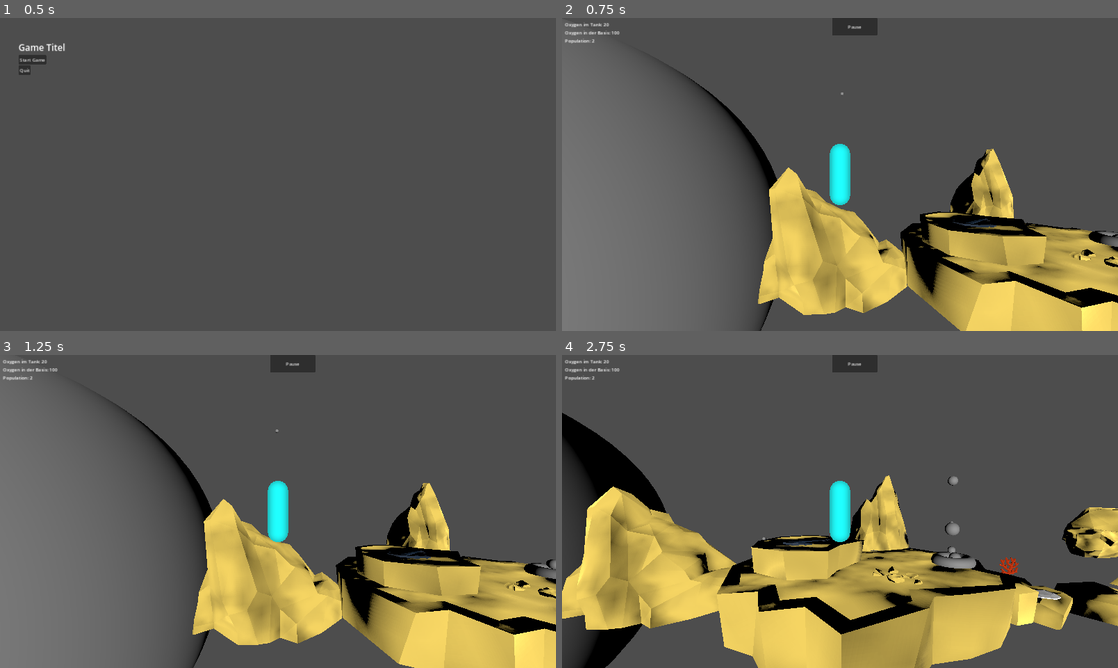
Above: before the commit, frames 1-4 (two rows, left to right).
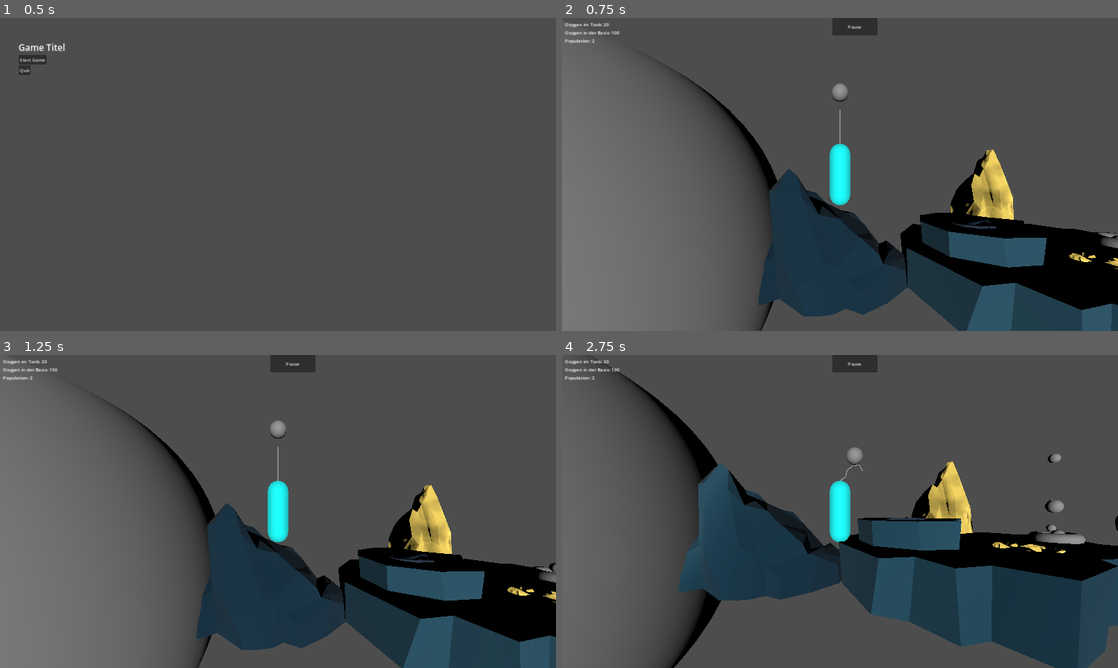
Above: after the commit, the same moments.

Repository: bastifpv/GGJ25
Game: Godot game, scene res://scenes/menu.tscn
Same seed, same stepped clock (60 frames per second), same inputs: the game is played once before the commit and once after it.
Inputs:
- Up to frame 1 (0.5 s): no input
- Up to frame 2 (0.75 s): click "Start Game" at 0.5 s
- Up to frame 3 (1.25 s): no input
- Up to frame 4 (2.75 s): hold D (right) 1.28-2.03 s; hold S (down) from 2.03 s (still down)

Frame 1 is identical in both runs. In frame 2, 19% of the frame differs, in the area x 19-100%, y 15-100%; in frame 3, 20%; in frame 4, 52%, in the area x 0-100%, y 2-100%.

Commit message:
You got yourself a rope 🪢

Diff:
--- a/scenes/gamePause.tscn
+++ b/scenes/gamePause.tscn
@@ -1,6 +1,6 @@
 [gd_scene load_steps=2 format=3 uid="uid://d0qpj6ojdbngd"]
 
-[ext_resource type="Script" path="res://scenes/pauseController.gd" id="1_81tvd"]
+[ext_resource type="Script" path="res://scripts/pauseController.gd" id="1_81tvd"]
 
 [node name="Pause" type="Control"]
 layout_mode = 3
--- a/scenes/prefabs/rocks/rock-terrasse.tscn
+++ b/scenes/prefabs/rocks/rock-terrasse.tscn
@@ -1,6 +1,6 @@
 [gd_scene load_steps=8 format=4 uid="uid://bc5hxvpqkfomj"]
 
-[ext_resource type="Material" uid="uid://dsiml7ngerpa3" path="res://materials/sandstone.tres" id="1_upgb5"]
+[ext_resource type="Material" path="res://materials/caustic_rocks.tres" id="1_butoy"]
 
 [sub_resource type="StandardMaterial3D" id="StandardMaterial3D_rar43"]
 resource_name = "LOWPOLY-COLORS"
@@ -54,7 +54,7 @@
 [node name="rock-terrasse" type="StaticBody3D"]
 
 [node name="rock-terrasse" type="MeshInstance3D" parent="."]
-material_override = ExtResource("1_upgb5")
+material_override = ExtResource("1_butoy")
 mesh = SubResource("ArrayMesh_cuw6o")
 skeleton = NodePath("")
 
--- a/scenes/prefabs/rocks/rock_large.tscn
+++ b/scenes/prefabs/rocks/rock_large.tscn
@@ -1,6 +1,6 @@
 [gd_scene load_steps=7 format=4 uid="uid://7pagx8jc7aqd"]
 
-[ext_resource type="Material" uid="uid://dsiml7ngerpa3" path="res://materials/sandstone.tres" id="1_ci01t"]
+[ext_resource type="Material" path="res://materials/caustic_rocks.tres" id="1_l1nm1"]
 
 [sub_resource type="StandardMaterial3D" id="StandardMaterial3D_fv04b"]
 resource_name = "LOWPOLY-COLORS"
@@ -51,7 +51,7 @@
 [node name="rock-large" type="StaticBody3D"]
 
 [node name="rock-large" type="MeshInstance3D" parent="."]
-material_override = ExtResource("1_ci01t")
+material_override = ExtResource("1_l1nm1")
 mesh = SubResource("ArrayMesh_hpera")
 skeleton = NodePath("")
 
--- /dev/null
+++ b/scenes/rope.tscn
@@ -0,0 +1,100 @@
+[gd_scene load_steps=3 format=3 uid="uid://0rudqscbrs5u"]
+
+[sub_resource type="CylinderMesh" id="CylinderMesh_c0dg7"]
+top_radius = 0.02
+bottom_radius = 0.02
+height = 0.2
+radial_segments = 8
+rings = 1
+
+[sub_resource type="CapsuleShape3D" id="CapsuleShape3D_7fwp7"]
+radius = 0.02
+height = 0.2
+
+[node name="Rope" type="Node3D"]
+
+[node name="BottomJoint" type="PinJoint3D" parent="."]
+node_a = NodePath("../RigidBody3D")
+
+[node name="RigidBody3D" type="RigidBody3D" parent="."]
+gravity_scale = 0.0
+
+[node name="MeshInstance3D" type="MeshInstance3D" parent="RigidBody3D"]
+transform = Transform3D(1, 0, 0, 0, 1, 0, 0, 0, 1, 0, 0.1, 0)
+mesh = SubResource("CylinderMesh_c0dg7")
+
+[node name="CollisionShape3D" type="CollisionShape3D" parent="RigidBody3D"]
+transform = Transform3D(1, 0, 0, 0, 1, 0, 0, 0, 1, 0, 0.1, 0)
+shape = SubResource("CapsuleShape3D_7fwp7")
+
+[node name="PinJoint3D5" type="PinJoint3D" parent="."]
+transform = Transform3D(1, 0, 0, 0, 1, 0, 0, 0, 1, 0, 0.2, 0)
+node_a = NodePath("../RigidBody3D2")
+node_b = NodePath("../RigidBody3D")
+
+[node name="RigidBody3D2" type="RigidBody3D" parent="."]
+transform = Transform3D(1, 0, 0, 0, 1, 0, 0, 0, 1, 0, 0.2, 0)
+gravity_scale = 0.0
+
+[node name="MeshInstance3D" type="MeshInstance3D" parent="RigidBody3D2"]
+transform = Transform3D(1, 0, 0, 0, 1, 0, 0, 0, 1, 0, 0.1, 0)
+mesh = SubResource("CylinderMesh_c0dg7")
+
+[node name="CollisionShape3D" type="CollisionShape3D" parent="RigidBody3D2"]
+transform = Transform3D(1, 0, 0, 0, 1, 0, 0, 0, 1, 0, 0.1, 0)
+shape = SubResource("CapsuleShape3D_7fwp7")
+
+[node name="PinJoint3D4" type="PinJoint3D" parent="."]
+transform = Transform3D(1, 0, 0, 0, 1, 0, 0, 0, 1, 0, 0.4, 0)
+node_a = NodePath("../RigidBody3D3")
+node_b = NodePath("../RigidBody3D2")
+
+[node name="RigidBody3D3" type="RigidBody3D" parent="."]
+transform = Transform3D(1, 0, 0, 0, 1, 0, 0, 0, 1, 0, 0.4, 0)
+gravity_scale = 0.0
+
+[node name="MeshInstance3D" type="MeshInstance3D" parent="RigidBody3D3"]
+transform = Transform3D(1, 0, 0, 0, 1, 0, 0, 0, 1, 0, 0.1, 0)
+mesh = SubResource("CylinderMesh_c0dg7")
+
+[node name="CollisionShape3D" type="CollisionShape3D" parent="RigidBody3D3"]
+transform = Transform3D(1, 0, 0, 0, 1, 0, 0, 0, 1, 0, 0.1, 0)
+shape = SubResource("CapsuleShape3D_7fwp7")
+
+[node name="PinJoint3D3" type="PinJoint3D" parent="."]
+transform = Transform3D(1, 0, 0, 0, 1, 0, 0, 0, 1, 0, 0.6, 0)
+node_a = NodePath("../RigidBody3D4")
+node_b = NodePath("../RigidBody3D3")
+
+[node name="RigidBody3D4" type="RigidBody3D" parent="."]
+transform = Transform3D(1, 0, 0, 0, 1, 0, 0, 0, 1, 0, 0.6, 0)
+gravity_scale = 0.0
+
+[node name="MeshInstance3D" type="MeshInstance3D" parent="RigidBody3D4"]
+transform = Transform3D(1, 0, 0, 0, 1, 0, 0, 0, 1, 0, 0.1, 0)
+mesh = SubResource("CylinderMesh_c0dg7")
+
+[node name="CollisionShape3D" type="CollisionShape3D" parent="RigidBody3D4"]
+transform = Transform3D(1, 0, 0, 0, 1, 0, 0, 0, 1, 0, 0.1, 0)
+shape = SubResource("CapsuleShape3D_7fwp7")
+
+[node name="PinJoint3D2" type="PinJoint3D" parent="."]
+transform = Transform3D(1, 0, 0, 0, 1, 0, 0, 0, 1, 0, 0.8, 0)
+node_a = NodePath("../RigidBody3D5")
+node_b = NodePath("../RigidBody3D4")
+
+[node name="RigidBody3D5" type="RigidBody3D" parent="."]
+transform = Transform3D(1, 0, 0, 0, 1, 0, 0, 0, 1, 0.00190529, 0.8, -6.31809e-05)
+gravity_scale = 0.0
+
+[node name="MeshInstance3D" type="MeshInstance3D" parent="RigidBody3D5"]
+transform = Transform3D(1, 0, 0, 0, 1, 0, 0, 0, 1, 0, 0.1, 0)
+mesh = SubResource("CylinderMesh_c0dg7")
+
+[node name="CollisionShape3D" type="CollisionShape3D" parent="RigidBody3D5"]
+transform = Transform3D(1, 0, 0, 0, 1, 0, 0, 0, 1, 0, 0.1, 0)
+shape = SubResource("CapsuleShape3D_7fwp7")
+
+[node name="TopJoint" type="PinJoint3D" parent="."]
+transform = Transform3D(1, 0, 0, 0, 1, 0, 0, 0, 1, 0, 1.00978, 0)
+node_b = NodePath("../RigidBody3D5")
--- a/scenes/startscene.tscn
+++ b/scenes/startscene.tscn
@@ -1,7 +1,8 @@
-[gd_scene load_steps=35 format=3 uid="uid://dmt841w82m1p1"]
+[gd_scene load_steps=37 format=3 uid="uid://dmt841w82m1p1"]
 
 [ext_resource type="Script" path="res://scripts/player.gd" id="1_5xwa5"]
 [ext_resource type="Material" uid="uid://cefhows7qtmxt" path="res://materials/player.tres" id="2_sroli"]
+[ext_resource type="Script" path="res://scripts/rope.gd" id="3_fy083"]
 [ext_resource type="Script" path="res://scripts/balloon.gd" id="3_m8vul"]
 [ext_resource type="PackedScene" uid="uid://cn7axt50y73oj" path="res://scenes/prefabs/rocks/stone-diamond.tscn" id="4_mq807"]
 [ext_resource type="PackedScene" uid="uid://7pagx8jc7aqd" path="res://scenes/prefabs/rocks/rock_large.tscn" id="4_ufqcl"]
@@ -26,6 +27,17 @@
 [ext_resource type="PackedScene" uid="uid://7sgj0imdaniu" path="res://scenes/prefabs/rocks/stone-small-flat.tscn" id="22_5v8x0"]
 [ext_resource type="PackedScene" uid="uid://bhwitj105m4m3" path="res://scenes/prefabs/rocks/stone-snow.tscn" id="23_f2f4m"]
 [ext_resource type="PackedScene" uid="uid://dvgumaasg8gcp" path="res://scenes/prefabs/rocks/stone-round.tscn" id="27_s7028"]
+[ext_resource type="PackedScene" uid="uid://0rudqscbrs5u" path="res://scenes/rope.tscn" id="28_3vrr1"]
+
+[sub_resource type="TorusMesh" id="TorusMesh_8pnex"]
+inner_radius = 0.252
+outer_radius = 0.579
+
+[sub_resource type="PhysicsMaterial" id="PhysicsMaterial_0n1vw"]
+
+[sub_resource type="SphereShape3D" id="SphereShape3D_at1xs"]
+
+[sub_resource type="SphereMesh" id="SphereMesh_tlxp3"]
 
 [sub_resource type="CapsuleShape3D" id="CapsuleShape3D_vv0bg"]
 radius = 0.3
@@ -39,61 +51,7 @@
 
 [sub_resource type="SphereMesh" id="SphereMesh_firs7"]
 
-[sub_resource type="TorusMesh" id="TorusMesh_8pnex"]
-inner_radius = 0.252
-outer_radius = 0.579
-
-[sub_resource type="PhysicsMaterial" id="PhysicsMaterial_0n1vw"]
-
-[sub_resource type="SphereShape3D" id="SphereShape3D_at1xs"]
-
-[sub_resource type="SphereMesh" id="SphereMesh_tlxp3"]
-
 [node name="Node3D" type="Node3D"]
-
-[node name="HingeJoint3D" type="HingeJoint3D" parent="."]
-transform = Transform3D(1, 0, 0, 0, 1, 0, 0, 0, 1, 2.26098, 2.16515, 0)
-node_a = NodePath("../Player")
-node_b = NodePath("../Balloon")
-
-[node name="Player" type="RigidBody3D" parent="."]
-transform = Transform3D(1, 0, 0, 0, 1, 0, 0, 0, 1, 2.26098, 2.16515, 0)
-axis_lock_linear_z = true
-axis_lock_angular_x = true
-axis_lock_angular_y = true
-axis_lock_angular_z = true
-gravity_scale = 0.8
-contact_monitor = true
-max_contacts_reported = 1
-linear_damp = 2.0
-script = ExtResource("1_5xwa5")
-
-[node name="CollisionShape3D" type="CollisionShape3D" parent="Player"]
-shape = SubResource("CapsuleShape3D_vv0bg")
-
-[node name="Camera3D" type="Camera3D" parent="Player"]
-transform = Transform3D(1, 0, 0, 0, 1, 0, 0, 0, 1, 0, 0, 6)
-
-[node name="Player" type="MeshInstance3D" parent="Player"]
-material_override = ExtResource("2_sroli")
-mesh = SubResource("CapsuleMesh_ba1tw")
-skeleton = NodePath("../..")
-
-[node name="DirectionalLight3D" type="DirectionalLight3D" parent="Player"]
-transform = Transform3D(1, 0, 0, 0, 1, 0, 0, 0, 1, 0, 0, 8.28448)
-
-[node name="Balloon" type="RigidBody3D" parent="."]
-transform = Transform3D(1, 0, 0, 0, 1, 0, 0, 0, 1, 2.32796, 4.53247, 0)
-gravity_scale = -1.0
-contact_monitor = true
-max_contacts_reported = 1
-script = ExtResource("3_m8vul")
-
-[node name="CollisionShape3D" type="CollisionShape3D" parent="Balloon"]
-shape = SubResource("SphereShape3D_qb4oj")
-
-[node name="MeshInstance3D" type="MeshInstance3D" parent="Balloon"]
-mesh = SubResource("SphereMesh_firs7")
 
 [node name="Boden" type="Node3D" parent="."]
 
@@ -271,10 +229,58 @@
 grow_horizontal = 2
 text = "Pause"
 
-[connection signal="body_entered" from="Player" to="Player" method="_on_body_entered"]
-[connection signal="body_entered" from="Balloon" to="Balloon" method="_on_body_entered"]
+[node name="Node3D" type="Node3D" parent="."]
+transform = Transform3D(1, 0, 0, 0, 1, 0, 0, 0, 1, 2.2604, 3.0829, 0)
+
+[node name="Player" type="RigidBody3D" parent="Node3D"]
+transform = Transform3D(1, 0, 0, 0, 1, 0, 0, 0, 1, 0.000578165, -0.917752, 0)
+axis_lock_linear_z = true
+axis_lock_angular_x = true
+axis_lock_angular_y = true
+axis_lock_angular_z = true
+gravity_scale = 0.8
+contact_monitor = true
+max_contacts_reported = 1
+linear_damp = 2.0
+script = ExtResource("1_5xwa5")
+
+[node name="CollisionShape3D" type="CollisionShape3D" parent="Node3D/Player"]
+shape = SubResource("CapsuleShape3D_vv0bg")
+
+[node name="Camera3D" type="Camera3D" parent="Node3D/Player"]
+transform = Transform3D(1, 0, 0, 0, 1, 0, 0, 0, 1, 0, 0, 6)
+
+[node name="Player" type="MeshInstance3D" parent="Node3D/Player"]
+material_override = ExtResource("2_sroli")
+mesh = SubResource("CapsuleMesh_ba1tw")
+skeleton = NodePath("../../..")
+
+[node name="DirectionalLight3D" type="DirectionalLight3D" parent="Node3D/Player"]
+transform = Transform3D(1, 0, 0, 0, 1, 0, 0, 0, 1, 0, 0, 8.28448)
+
+[node name="Rope" parent="Node3D" node_paths=PackedStringArray("top_point", "bottom_point") instance=ExtResource("28_3vrr1")]
+transform = Transform3D(1, 0, 0, 0, 1, 0, 0, 0, 1, 0, -0.016, 0)
+script = ExtResource("3_fy083")
+top_point = NodePath("../Balloon")
+bottom_point = NodePath("../Player")
+
+[node name="Balloon" type="RigidBody3D" parent="Node3D"]
+transform = Transform3D(1, 0, 0, 0, 1, 0, 0, 0, 1, 0, 1.48641, 0)
+gravity_scale = -1.0
+contact_monitor = true
+max_contacts_reported = 1
+script = ExtResource("3_m8vul")
+
+[node name="CollisionShape3D" type="CollisionShape3D" parent="Node3D/Balloon"]
+shape = SubResource("SphereShape3D_qb4oj")
+
+[node name="MeshInstance3D" type="MeshInstance3D" parent="Node3D/Balloon"]
+mesh = SubResource("SphereMesh_firs7")
+
 [connection signal="oxygenBaseChange" from="Control/MarginContainer" to="Control" method="recieveOxygenBase"]
 [connection signal="oxygenTankChange" from="Control/MarginContainer" to="Control" method="recieveOxygenTank"]
 [connection signal="populationChange" from="Control/MarginContainer" to="Control" method="recievePopulation"]
 [connection signal="end_pause" from="Control/Pause" to="Control" method="_on_pause_end_pause"]
 [connection signal="pressed" from="Control/PauseBtn" to="Control" method="_on_pause_btn_pressed"]
+[connection signal="body_entered" from="Node3D/Player" to="Node3D/Player" method="_on_body_entered"]
+[connection signal="body_entered" from="Node3D/Balloon" to="Node3D/Balloon" method="_on_body_entered"]
--- a/scripts/balloon.gd
+++ b/scripts/balloon.gd
@@ -1,6 +1,6 @@
 extends RigidBody3D
 
-var size = .1
+var size = .5
 signal collected
 
 func update_size():
--- /dev/null
+++ b/scripts/rope.gd
@@ -0,0 +1,14 @@
+extends Node3D
+
+@export var subdivisions: int = 6
+@export var top_point: PhysicsBody3D
+@export var bottom_point: PhysicsBody3D
+
+# Called when the node enters the scene tree for the first time.
+func _ready() -> void:
+	$TopJoint.node_a = top_point.get_path()
+	$BottomJoint.node_b = bottom_point.get_path()
+
+# Called every frame. 'delta' is the elapsed time since the previous frame.
+func _process(delta: float) -> void:
+	pass
Renamed: scenes/pauseController.gd -> scripts/pauseController.gd
